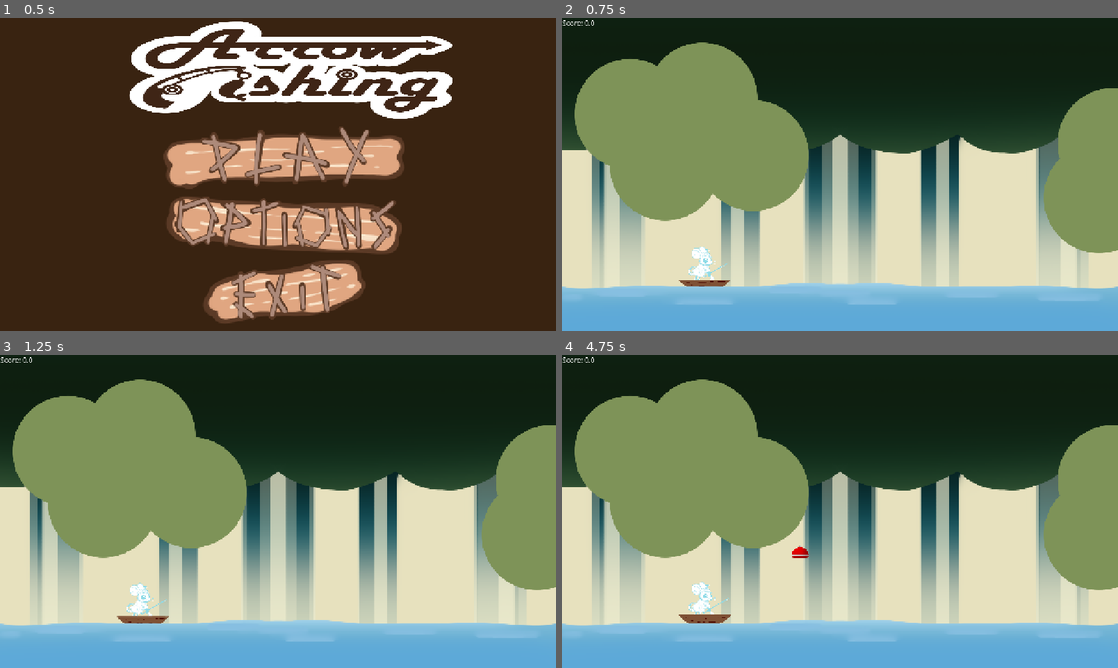
Above: before the commit, frames 1-4 (two rows, left to right).
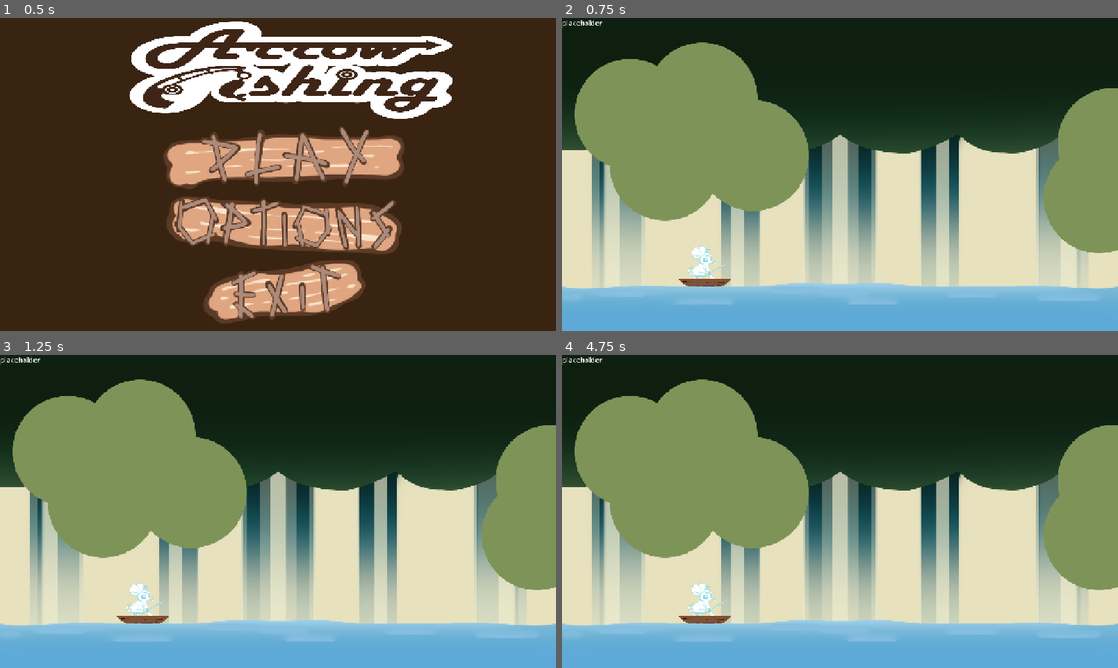
Above: after the commit, the same moments.

Repository: Meoah/Team-Awesome
Game: Godot game, scene res://scenes/default.tscn
Two runs of this game, one before a commit and one after it. Both use one fixed random seed, a clock stepped at 60 frames per second and the inputs below.
Inputs (mouse positions are in pixels of both pictures, inside the frame that each line leads up to):
- Up to frame 1 (0.5 s): no input
- Up to frame 2 (0.75 s): click (845, 158) at 0.5 s
- Up to frame 3 (1.25 s): no input
- Up to frame 4 (4.75 s): click (845, 495) at 1.25 s; click (845, 495) at 2 s; click (845, 561) at 2.75 s; click (845, 633) at 3.5 s; tap Enter (ui_accept) at 4.25, 4.52 s; hold Right (Right) from 4.28 s (still down)

Frame 1 is identical in both runs. In frame 2, 0.3% of the frame differs, in the area x 0-31%, y 0-86%; in frame 3, 0.2%; in frame 4, 0.4%, in the area x 0-45%, y 0-86%.
Error after the commit: Invalid call. Nonexistent function 'get_score' in base 'Node (PlayerData)'. (res://scripts/game/daytime_main.gd:25)

Commit message:
Updated player data to handle most system data

Diff:
--- a/project.godot
+++ b/project.godot
@@ -24,6 +24,10 @@
 Inventory="*res://scripts/ui/inventory.gd"
 player_data="*res://scripts/system/player_data.gd"
 GameManager="*res://scenes/game_manager.tscn"
+
+[debug]
+
+gdscript/warnings/integer_division=0
 
 [display]
 
--- a/scripts/system/player_data.gd
+++ b/scripts/system/player_data.gd
@@ -1,16 +1,87 @@
 extends Node
 class_name PlayerData
 
-var playerScore : float = 0.0
+# TODO Rename to systemdata later, pain in the ass to do it mid production
+# TODO Change to autoload with its own class
 
-func set_score(score : float) -> void:
-	playerScore = score
+## PlayerData
+##	Holds all the game variables to be used by every other script.
 
-func add_score(score : float) -> void:
-	playerScore += score
+var player_money : float = 0.0
+var day : int = 1
+var fish_inventory : Array[String] = [] #TODO must be changed to Array[int] when ID system is done
+var bait_inventory : Dictionary = {
+	"generic" = 0,
+	"special" = 0
+}
+var current_upgrades : int = 0
 
-func get_score() -> float:
-	return playerScore
+# Bit flag system for upgrades.
+enum UPGRADE_FLAG{
+	ROD1 = 0 << 0,
+	ROD2 = 0 << 1,
+	ROD3 = 0 << 2
+}
 
-func reset_score() -> void:
-	playerScore = 0.0
+# Resets everything to default values.
+func _reset_all() -> void:
+	_reset_money()
+	_reset_day()
+	_reset_fish_inventory()
+	_reset_fish_inventory()
+	_reset_upgrades()
+
+## Money methods
+func _set_money(money : float) -> void : player_money = money
+func get_money() -> float : return player_money
+func _add_money(money : float) -> void : player_money += money
+func _reset_money() -> void : player_money = 0.0
+
+## Week and day methods. Five days in a week.
+func _set_day(input_day : int) -> void : day = input_day
+func _next_day() -> void : day += 1
+func get_day() -> int : return (day % 5) + 1
+func get_week() -> int : return day / 5
+func _reset_day() -> void : day = 1
+
+## Fish inventory methods.
+#TODO Change system to accomidate a fish ID system instead
+func _set_fish_inventory(inv : Array[String]) -> void : fish_inventory = inv
+func get_fish_inventory() -> Array : return fish_inventory
+func _add_fish(fish : FishResource) -> void : fish_inventory.append(fish.name)
+func _reset_fish_inventory() -> void : fish_inventory = []
+
+# Removes a specific fish by ID.
+func _remove_fish(fish : String) -> void:
+	if fish_inventory.has(fish):
+		var found_fish : int = fish_inventory.find(fish)
+		print("Removed fish: ", fish_inventory.pop_at(found_fish))
+
+# Removes fish at specific index value.
+func _remove_fish_at_index(index : int) -> void:
+	if fish_inventory.size() > index:
+		print("Removed fish: ", fish_inventory.pop_at(index))
+
+## Bait inventory methods.
+func _set_bait_inventory(bait_inv : Dictionary) -> void : for each in bait_inventory : if each in bait_inv : bait_inventory[each] = bait_inv[each]
+func get_bait_inventory() -> Dictionary : return bait_inventory
+func _add_bait(bait : String) -> void : if bait in bait_inventory : bait_inventory[bait] += 1
+func _reset_bait_inventory() -> void : for each in bait_inventory : bait_inventory[each] = 0
+
+# Attempts to use a bait. Returns false if either invalid bait or bait count is at 0.
+func use_bait(bait : String) -> bool:
+	if bait in bait_inventory:
+		if bait_inventory[bait] > 0:
+			bait_inventory[bait] -= 1
+			return true
+		else : print("Attempted to use bait at 0 count: ", bait)
+	else : print("Attempted to use invalid bait: ", bait)
+	return false
+
+## Upgrade system methods.
+func _set_current_upgrades(flags : int) -> void: current_upgrades = flags
+func get_current_upgrades() -> int : return current_upgrades
+func _add_upgrade(flag : int) -> void : current_upgrades |= flag
+func _remove_upgrade(flag : int) -> void : current_upgrades &= ~flag
+func has_upgrade(flag : int) -> bool : return (current_upgrades & flag) != 0
+func _reset_upgrades() -> void : current_upgrades = 0
